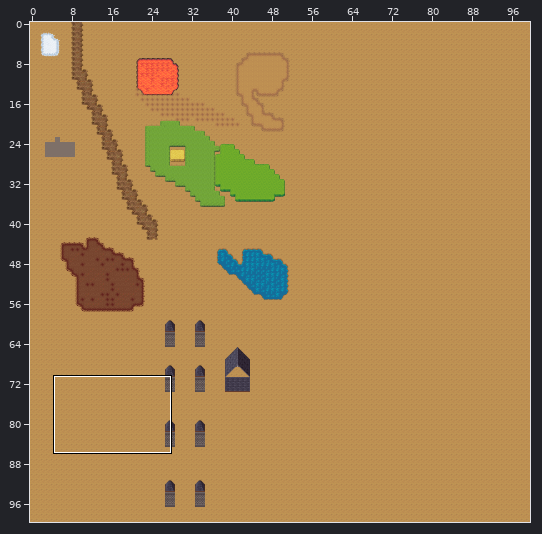
Tiled map -- data/maps/sample1.tmx. Above: a wide view before the commit, with the close-up outlined.
Close-up. Before:
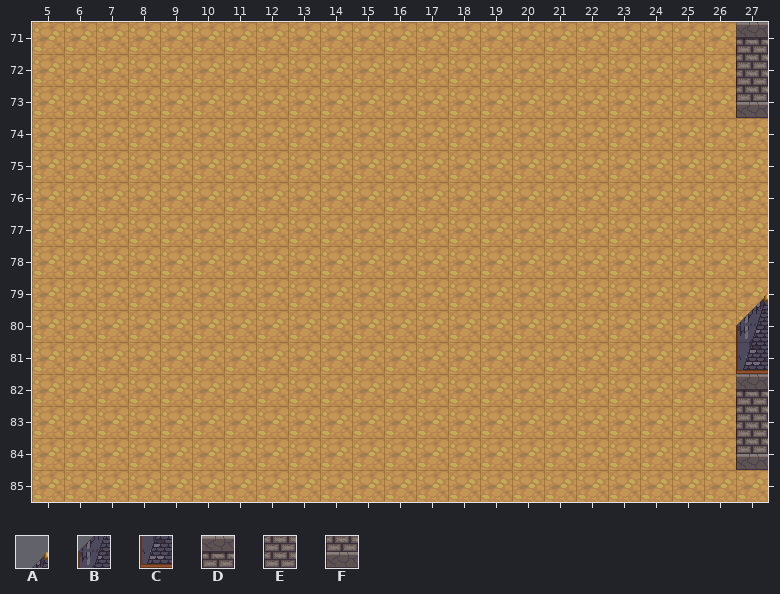
Cells are 32x32 px. Shown: x 5..27, y 71..85.
Key: from "city_outside": A 158, B 182, C 206, D 230, E 254, F 278.
_ is an empty cell.
Layers that did not change in this view are not listed.
Layer "blocking" before, first column x 5:
71 ______________________D
72 ______________________E
73 ______________________F
74 _______________________
75 _______________________
76 _______________________
77 _______________________
78 _______________________
79 ______________________A
80 ______________________B
81 ______________________C
82 ______________________D
83 ______________________E
84 ______________________F
85 _______________________
The result:
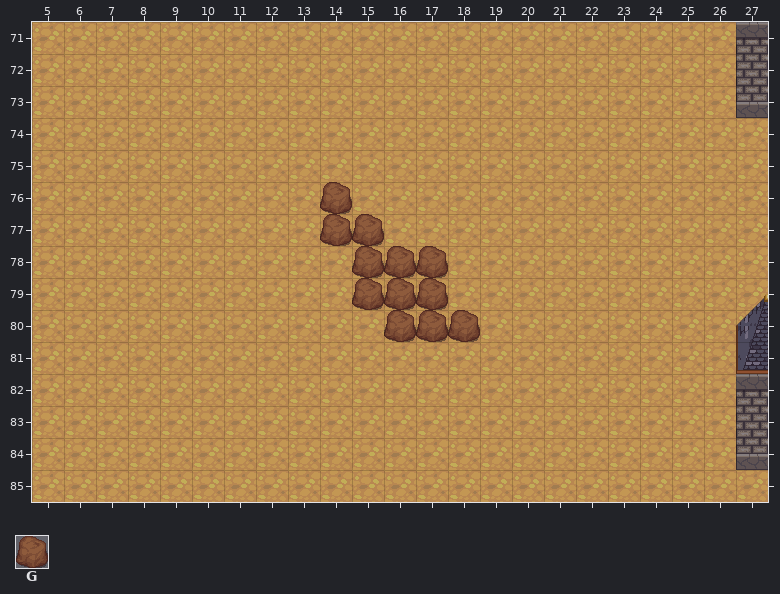
Further tiles: from "Terrain": G 606.
What changed:
Changed rows in their new state; . is an unchanged cell.
Layer "blocking":
first column x 14:
76 G....
77 GG...
78 .GGG.
79 .GGG.
80 ..GGG
Boxes around the changes in both close-ups, in picture pixels (x1, y1, x2, y2):
added: (320, 182, 480, 342)
